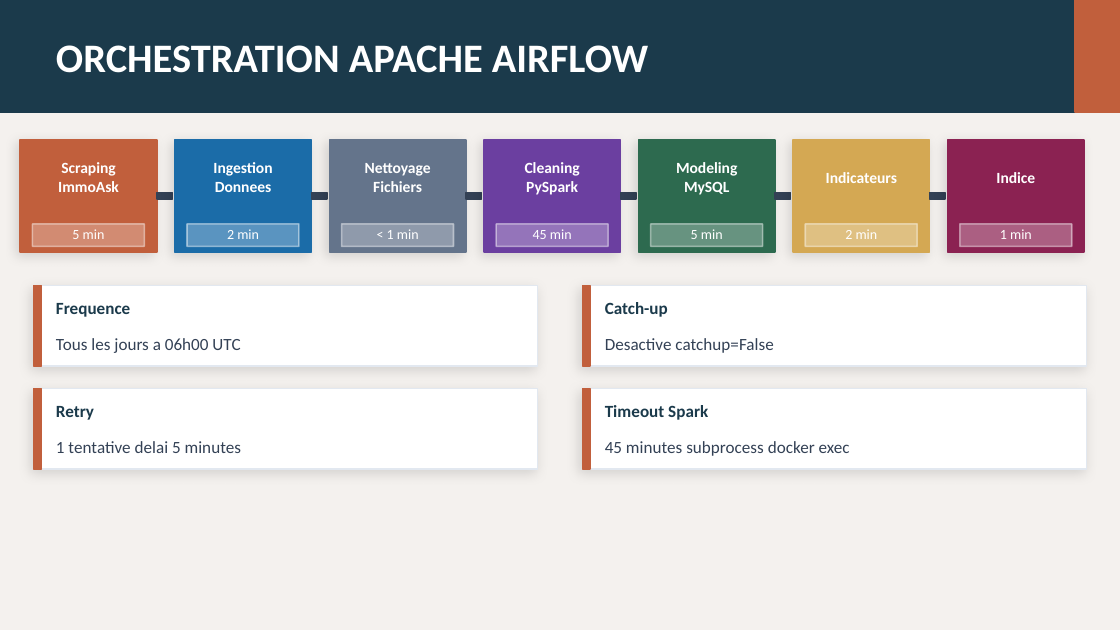
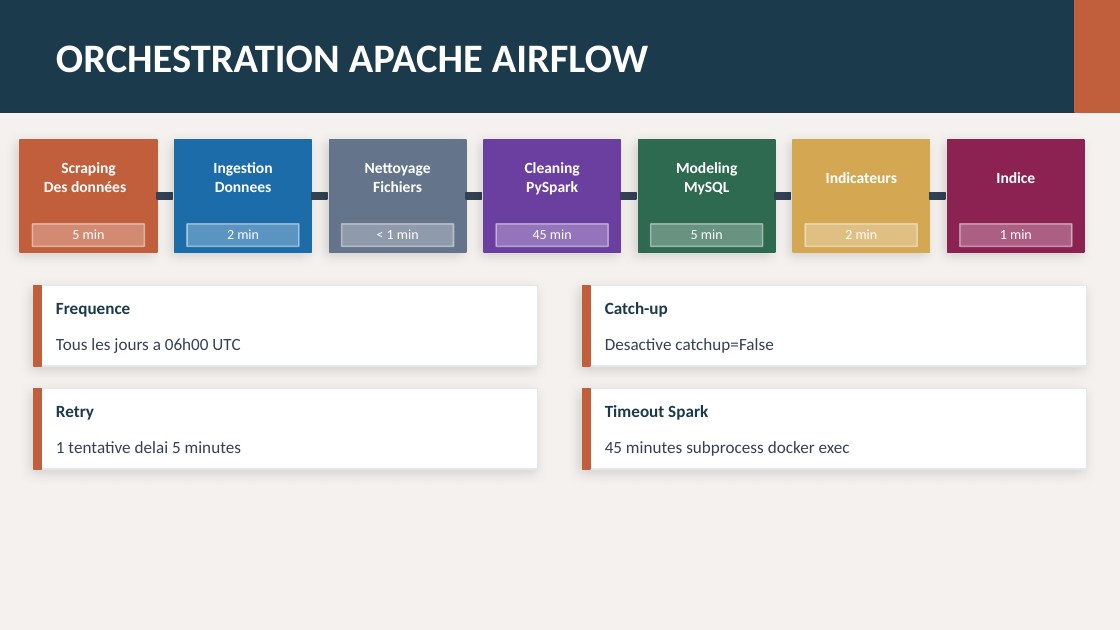
Before and after one commit to yannick-maya/V2_Projet_ID_Immobilier-pipeline, a slide deck: slide 6 of Documents/id_immobilier_presentation.pptx (slide 8 before the commit). Drawn at 1120x630 pixels with LibreOffice and Linux fonts; fonts in the diff are those of the drawing. Boxes give left, top, right and bottom in pixels: in the first picture for what was removed or moved away, otherwise in the second. Text is boxed around its words. In the diff, an @@ line names an element or a change of style, - is before the commit and + after.

```diff
--- a/Documents/id_immobilier_presentation.pptx
+++ b/Documents/id_immobilier_presentation.pptx
@@ text at bbox=[44, 181, 126, 192]: text changed @@
-ImmoAsk
+Des données
```
Also in this commit, not shown: 7 other slides changed, 3 slides added, 1 slide removed, 16 other files.
